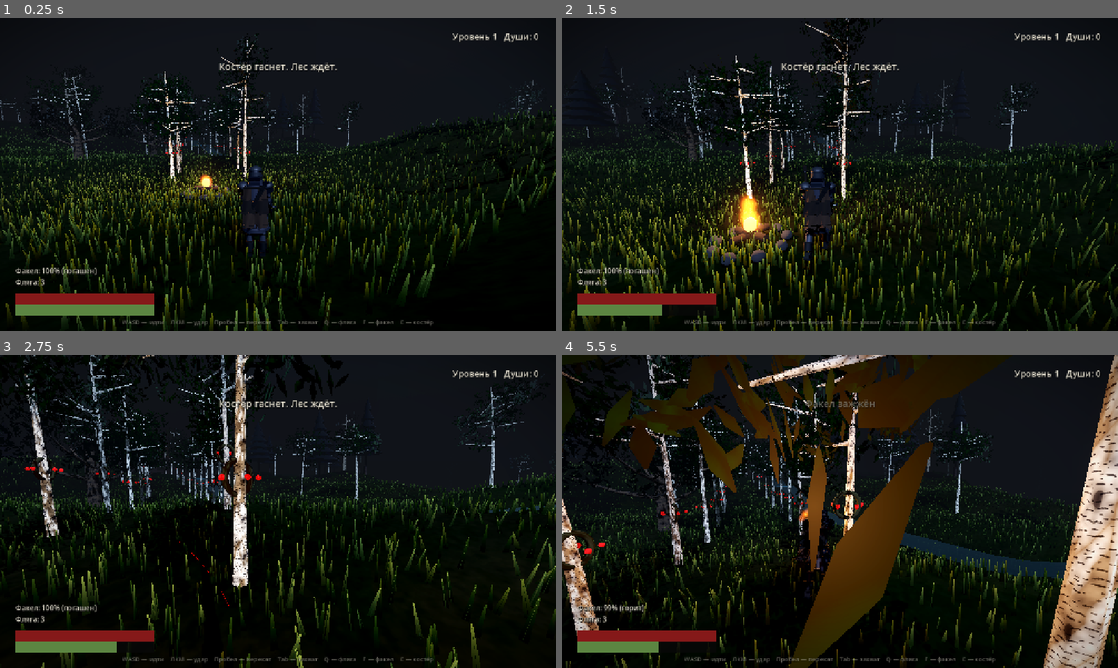
Above: before the commit, frames 1-4 (two rows, left to right).
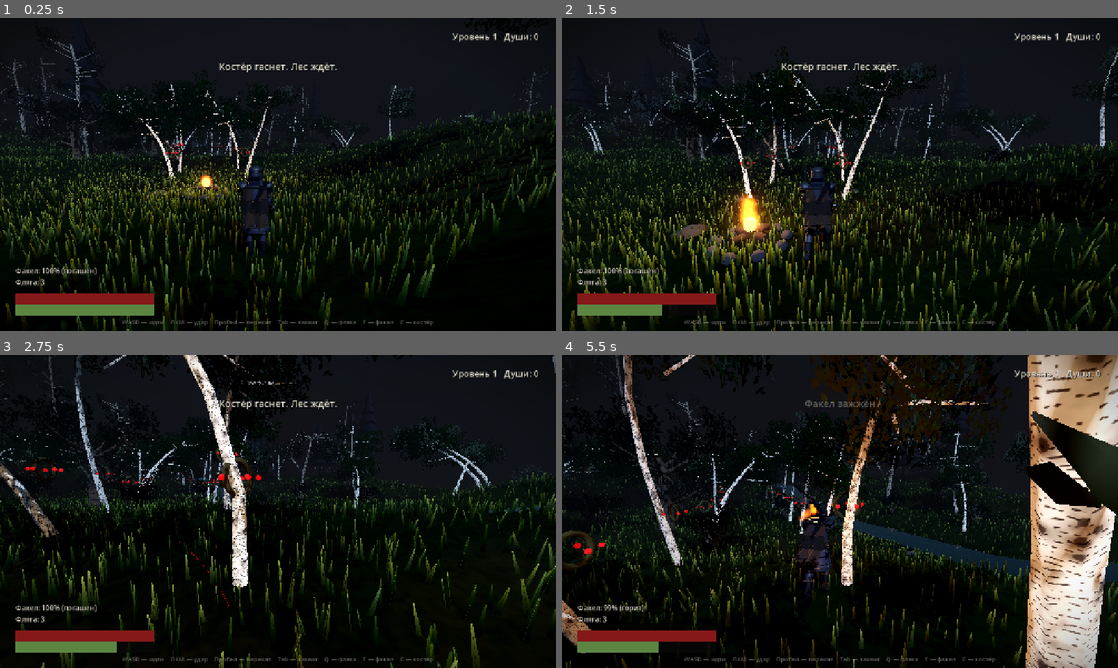
Above: after the commit, the same moments.

Repository: Dronec00/tropa
Game: Godot game, scene res://scenes/main.tscn
Two runs of this game, one before a commit and one after it. Both use one fixed random seed, a clock stepped at 60 frames per second and the inputs below.
Inputs (mouse positions are in pixels of both pictures, inside the frame that each line leads up to):
- Up to frame 1 (0.25 s): no input
- Up to frame 2 (1.5 s): tap Enter at 0.5 s; move the mouse to (867, 174) at 0.52 s; hold W (move_forward) from 0.53 s (still down); click (867, 174) at 0.6 s; move the mouse to (812, 174) at 1.27 s; tap Space (dodge) at 1.35 s
- Up to frame 3 (2.75 s): keep holding W (move_forward); move the mouse to (289, 505) at 2.02 s; tap Q (heal) at 2.1 s
- Up to frame 4 (5.5 s): keep holding W (move_forward); move the mouse to (834, 517) at 2.77 s; tap one key every 0.75 s from 2.85 s: E (interact) Tab (lock) F (torch) 2 (upgrade_2); click (834, 517) at 2.92 s; move the mouse to (878, 514) at 3.52 s; move the mouse to (795, 508) at 4.27 s; move the mouse to (845, 511) at 5.02 s; click (845, 511) at 5.17 s

The runs differ from the first frame. In frame 1, 3.8% of the frame differs, in the area x 0-100%, y 5-100%; in frame 2, 5.9%; in frame 3, 11%; in frame 4, 38%, in the area x 0-100%, y 0-100%.

Commit message:
Ивы, кусты, камни и берёзы парами
- берёзы растут по 2-3 ствола с изгибом (birch_multi)
- плакучие ивы вдоль ручьёв, до 10 свисающих веток
- кусты на MultiMesh (260) и камни (135): берега реки, ручьёв, тропа, лес
- атлас листвы плотнее (74 листа), кроны гуще
- пород стало семь, деревьев 300

Diff:
--- a/scripts/main.gd
+++ b/scripts/main.gd
@@ -8,7 +8,7 @@
 const WindScript := preload("res://scripts/wind.gd")
 const HutScript := preload("res://scripts/hut.gd")
 
-const TREE_COUNT := 240
+const TREE_COUNT := 300
 const WORLD_LIMIT := 92.0
 const WORLD_EDGE := 82.0
 const HUT_POS := Vector3(-34.0, 0.0, -52.0)
@@ -94,7 +94,7 @@
 var _door_open := false
 var _checkpoint := Vector3(2.8, 0.0, 5.4)
 const TreeLibScript := preload("res://scripts/tree_lib.gd")
-const SPECIES := ["birch", "oak", "ash", "cedar", "spruce"]
+const SPECIES := ["birch", "birch_multi", "oak", "ash", "cedar", "spruce", "willow"]
 
 var _tree_shader: Shader
 var _mat_light: ShaderMaterial
@@ -119,6 +119,8 @@
 	_build_boundary()
 	_build_forest()
 	_build_bonfire()
+	_build_undergrowth()
+	_build_rocks()
 	_spawn_player()
 	_build_hud()
 	hud.show_notice("Костёр гаснет. Лес ждёт.", 4.0)
@@ -325,11 +327,13 @@
 	return SPECIES.find(species) if SPECIES.has(species) else 0
 
 func _habitat_weights(h: float, stream_d: float) -> Dictionary:
-	if h < 2.6 or stream_d < 9.0:
-		return {"birch": 0.62, "ash": 0.22, "oak": 0.10, "cedar": 0.03, "spruce": 0.03}
+	if stream_d < 8.0:
+		return {"birch": 0.30, "birch_multi": 0.16, "willow": 0.28, "ash": 0.14, "oak": 0.08, "cedar": 0.02, "spruce": 0.02}
+	if h < 2.6:
+		return {"birch": 0.38, "birch_multi": 0.16, "ash": 0.20, "oak": 0.14, "cedar": 0.06, "spruce": 0.06, "willow": 0.0}
 	if h > 6.0:
-		return {"birch": 0.20, "ash": 0.13, "oak": 0.15, "cedar": 0.26, "spruce": 0.26}
-	return {"birch": 0.44, "ash": 0.18, "oak": 0.16, "cedar": 0.12, "spruce": 0.10}
+		return {"birch": 0.18, "birch_multi": 0.08, "ash": 0.12, "oak": 0.14, "cedar": 0.26, "spruce": 0.22, "willow": 0.0}
+	return {"birch": 0.30, "birch_multi": 0.14, "ash": 0.18, "oak": 0.16, "cedar": 0.12, "spruce": 0.10, "willow": 0.0}
 
 func _build_forest() -> void:
 	var density := FastNoiseLite.new()
@@ -356,7 +360,7 @@
 		var stream_d: float = terrain.stream_distance(x, z)
 		if stream_d < 3.0:
 			continue
-		if density.get_noise_2d(x, z) * 0.5 + 0.5 < 0.42:
+		if density.get_noise_2d(x, z) * 0.5 + 0.5 < 0.38:
 			continue
 		var h: float = terrain.height_at(x, z)
 		if h < TerrainScript.WATER_LEVEL + 1.2:
@@ -375,6 +379,117 @@
 
 	_finish_trees()
 	print("[trees] ", placed, " шт, пород: ", SPECIES.size())
+
+func _spawn_multimesh(mesh: Mesh, material: Material, transforms: Array) -> void:
+	if transforms.is_empty():
+		return
+	var multimesh := MultiMesh.new()
+	multimesh.transform_format = MultiMesh.TRANSFORM_3D
+	multimesh.mesh = mesh
+	multimesh.instance_count = transforms.size()
+	for i in transforms.size():
+		multimesh.set_instance_transform(i, transforms[i])
+	var node := MultiMeshInstance3D.new()
+	node.multimesh = multimesh
+	node.material_override = material
+	add_child(node)
+
+func _build_undergrowth() -> void:
+	var bush_meshes: Array = [TreeLibScript.build("bush", 501), TreeLibScript.build("bush", 733)]
+	var bush_lists: Array = [[], []]
+	var attempts := 0
+	while bush_lists[0].size() + bush_lists[1].size() < 260 and attempts < 6000:
+		attempts += 1
+		var angle := _rng.randf_range(0.0, TAU)
+		var dist := sqrt(_rng.randf()) * WORLD_LIMIT
+		var x := cos(angle) * dist
+		var z := sin(angle) * dist
+		if Vector2(x, z).length() < 8.0:
+			continue
+		if terrain.is_water(x, z):
+			continue
+		if _near_path(x, z, 1.6):
+			continue
+		var h: float = terrain.height_at(x, z)
+		if h < TerrainScript.WATER_LEVEL + 0.5:
+			continue
+		if terrain.slope_at(x, z) > 0.8:
+			continue
+		var idx := _rng.randi_range(0, 1)
+		var s := _rng.randf_range(0.8, 1.5)
+		var basis := Basis(Vector3.UP, _rng.randf_range(0.0, TAU)).scaled(Vector3(s, s, s))
+		(bush_lists[idx] as Array).append(Transform3D(basis, Vector3(x, h, z)))
+
+	for i in 2:
+		_spawn_multimesh(bush_meshes[i], _mat_light, bush_lists[i])
+	print("[bushes] ", bush_lists[0].size() + bush_lists[1].size())
+
+func _add_rock(list: Array, x: float, z: float) -> void:
+	var h: float = terrain.height_at(x, z)
+	if h < TerrainScript.WATER_LEVEL - 0.4:
+		return
+	var s := _rng.randf_range(0.35, 0.95)
+	var basis := Basis(Vector3.UP, _rng.randf_range(0.0, TAU)).scaled(Vector3(
+		s * _rng.randf_range(0.9, 1.5),
+		s * _rng.randf_range(0.5, 0.8),
+		s * _rng.randf_range(0.9, 1.5)
+	))
+	list.append(Transform3D(basis, Vector3(x, h + 0.02, z)))
+
+func _build_rocks() -> void:
+	var transforms: Array = []
+
+	# берега реки
+	for z in range(-90, 91, 5):
+		var c: float = terrain.river_center(float(z))
+		for side in [-1.0, 1.0]:
+			if _rng.randf() < 0.45:
+				continue
+			_add_rock(transforms, c + side * _rng.randf_range(8.5, 12.0), float(z))
+
+	# берега ручьёв
+	for stream in terrain.stream_points():
+		for i in stream.size() - 1:
+			var a: Vector2 = stream[i]
+			var b: Vector2 = stream[i + 1]
+			var steps := maxi(1, int(a.distance_to(b) / 5.0))
+			for s in steps:
+				var t := float(s) / float(steps)
+				var p := a.lerp(b, t)
+				var dir := (b - a).normalized()
+				var side := Vector2(-dir.y, dir.x)
+				for k in [-1.0, 1.0]:
+					if _rng.randf() < 0.5:
+						continue
+					var q: Vector2 = p + side * k * _rng.randf_range(1.7, 2.9)
+					_add_rock(transforms, q.x, q.y)
+
+	# тропа к избе
+	for i in range(0, _path_points.size(), 3):
+		var p: Vector3 = _path_points[i]
+		for k in [-1.0, 1.0]:
+			if _rng.randf() < 0.5:
+				continue
+			_add_rock(transforms, p.x + k * _rng.randf_range(2.0, 3.6), p.z)
+
+	# просто по лесу
+	for i in 70:
+		var angle := _rng.randf_range(0.0, TAU)
+		var dist := sqrt(_rng.randf()) * WORLD_LIMIT
+		_add_rock(transforms, cos(angle) * dist, sin(angle) * dist)
+
+	var rock := SphereMesh.new()
+	rock.radius = 0.55
+	rock.height = 0.85
+	rock.radial_segments = 10
+	rock.rings = 6
+
+	var stone := StandardMaterial3D.new()
+	stone.albedo_color = Color(0.17, 0.17, 0.16)
+	stone.roughness = 1.0
+
+	_spawn_multimesh(rock, stone, transforms)
+	print("[rocks] ", transforms.size())
 
 func _finish_trees() -> void:
 	for i in _tree_variants.size():
--- a/scripts/terrain.gd
+++ b/scripts/terrain.gd
@@ -121,6 +121,9 @@
 	var h01 := _heights[(j + 1) * GRID + i]
 	var h11 := _heights[(j + 1) * GRID + i + 1]
 	return lerpf(lerpf(h00, h10, tx), lerpf(h01, h11, tx), tz)
+
+func stream_points() -> Array:
+	return STREAMS
 
 func stream_distance(x: float, z: float) -> float:
 	var p := Vector2(x, z)
--- a/scripts/tree_lib.gd
+++ b/scripts/tree_lib.gd
@@ -11,6 +11,9 @@
 const BARK_OAK := Color(0.30, 0.24, 0.18)
 const BARK_ASH := Color(0.52, 0.50, 0.44)
 const BARK_CONIFER := Color(0.62, 0.55, 0.48)
+const LEAF_WILLOW := Color(0.22, 0.31, 0.12)
+const LEAF_BUSH := Color(0.15, 0.22, 0.10)
+const BARK_BUSH := Color(0.28, 0.24, 0.18)
 
 class Builder:
 	var verts := PackedVector3Array()
@@ -101,11 +104,17 @@
 	var b := Builder.new()
 	match species:
 		"birch":
-			_birch(b, rng)
+			_deciduous(b, rng, 1)
+		"birch_multi":
+			_deciduous(b, rng, rng.randi_range(2, 3))
 		"oak":
 			_oak(b, rng)
 		"ash":
 			_ash(b, rng)
+		"willow":
+			_willow(b, rng)
+		"bush":
+			_bush(b, rng)
 		"cedar":
 			_conifer(b, rng, false)
 		_:
@@ -122,6 +131,10 @@
 			return 0.32
 		"ash":
 			return 0.30
+		"willow":
+			return 0.34
+		"bush":
+			return 0.30
 		_:
 			return 0.24
 
@@ -135,40 +148,92 @@
 			return 11.0
 		"ash":
 			return 10.0
+		"willow":
+			return 6.0
+		"bush":
+			return 1.2
 		_:
 			return 7.5
 
-# --- берёза ---
-
-static func _birch(b: Builder, rng: RandomNumberGenerator) -> void:
-	var h := rng.randf_range(6.0, 9.0)
-	b.height = h
-	var lean := Vector3(rng.randf_range(-0.35, 0.35), 0.0, rng.randf_range(-0.35, 0.35))
-
-	var p0 := Vector3.ZERO
-	var r := 0.13
-	for i in 4:
-		var t := float(i + 1) / 4.0
-		var p1 := Vector3(lean.x * t * t, h * t, lean.z * t * t)
-		b.tube(p0, p1, r, r * 0.72, 6, BARK_BIRCH)
-		p0 = p1
-		r *= 0.72
-
-	for i in 9:
-		var t := rng.randf_range(0.45, 0.95)
-		var base := Vector3(lean.x * t * t, h * t, lean.z * t * t)
-		var a := rng.randf() * TAU
-		var branch_len := rng.randf_range(1.1, 2.1)
-		var dir := Vector3(cos(a), rng.randf_range(-0.2, 0.2), sin(a)).normalized()
-		var tip := base + dir * branch_len
-		b.tube(base, tip, 0.055, 0.014, 4, BARK_BIRCH)
+# --- лиственные ---
+
+static func _curved_trunk(b: Builder, rng: RandomNumberGenerator, base: Vector3, height: float, lean: Vector3, radius: float, color: Color) -> Vector3:
+	var p := base
+	var dir := Vector3(lean.x, 1.0, lean.z).normalized()
+	var r := radius
+	var bend_dir := Vector3(rng.randf_range(-1.0, 1.0), 0.0, rng.randf_range(-1.0, 1.0)).normalized()
+	var segments := 5
+	for i in segments:
+		var t := float(i + 1) / float(segments)
+		var bend := Vector3(sin(t * 2.4), 0.0, cos(t * 2.1)) * 0.18 + bend_dir * 0.12
+		dir = (dir + bend).normalized()
+		var p1 := p + dir * (height / float(segments))
+		b.tube(p, p1, r, r * 0.8, 6, color)
+		p = p1
+		r *= 0.8
+	return p
+
+static func _deciduous(b: Builder, rng: RandomNumberGenerator, trunks: int) -> void:
+	var h := rng.randf_range(6.5, 9.5)
+	b.height = h
+
+	for trunk_i in trunks:
+		var offset := Vector3.ZERO
+		if trunks > 1:
+			var a := TAU * float(trunk_i) / float(trunks) + rng.randf_range(-0.4, 0.4)
+			offset = Vector3(cos(a), 0.0, sin(a)) * rng.randf_range(0.15, 0.45)
+		var lean := Vector3(rng.randf_range(-0.22, 0.22), 0.0, rng.randf_range(-0.22, 0.22))
+		var top := _curved_trunk(b, rng, offset, h * rng.randf_range(0.85, 1.0), lean, 0.13, BARK_BIRCH)
+
+		for i in 8:
+			var base := offset.lerp(top, rng.randf_range(0.55, 0.98))
+			var a := rng.randf() * TAU
+			var branch_len := rng.randf_range(1.1, 2.0)
+			var dir := Vector3(cos(a), rng.randf_range(-0.15, 0.25), sin(a)).normalized()
+			var tip := base + dir * branch_len
+			b.tube(base, tip, 0.05, 0.013, 4, BARK_BIRCH)
+			for c in 8:
+				var along := rng.randf_range(0.2, 1.1)
+				var cp := base + dir * branch_len * along \
+					+ Vector3(rng.randf_range(-0.6, 0.6), rng.randf_range(-0.35, 0.45), rng.randf_range(-0.6, 0.6))
+				b.card(cp, rng.randf_range(1.1, 1.7), rng.randf() * TAU, rng.randf_range(-0.5, 0.5), LEAF_BIRCH)
+
+# --- ива ---
+
+static func _willow(b: Builder, rng: RandomNumberGenerator) -> void:
+	var h := rng.randf_range(4.5, 6.5)
+	b.height = h
+	var top := _curved_trunk(b, rng, Vector3.ZERO, h, Vector3(rng.randf_range(-0.2, 0.2), 0.0, rng.randf_range(-0.2, 0.2)), 0.28, BARK_ASH)
+
+	for i in 14:
+		var a := TAU * float(i) / 14.0 + rng.randf_range(-0.25, 0.25)
+		var out := Vector3(cos(a), 0.0, sin(a))
+		var base := top + out * rng.randf_range(0.0, 0.7)
+		var branch_len := rng.randf_range(2.2, 3.4)
+		var mid := base + out * branch_len * 0.55 + Vector3(0.0, rng.randf_range(-0.1, 0.35), 0.0)
+		var tip := mid + out * branch_len * 0.3 + Vector3(0.0, -branch_len * 0.85, 0.0)
+		b.tube(base, mid, 0.06, 0.03, 4, BARK_ASH)
+		b.tube(mid, tip, 0.03, 0.01, 4, BARK_ASH)
+		for c in 10:
+			var cp := mid.lerp(tip, rng.randf_range(0.05, 1.0)) \
+				+ Vector3(rng.randf_range(-0.18, 0.18), 0.0, rng.randf_range(-0.18, 0.18))
+			b.card(cp, rng.randf_range(0.7, 1.1), rng.randf() * TAU, rng.randf_range(-0.35, 0.35), LEAF_WILLOW)
+
+# --- куст ---
+
+static func _bush(b: Builder, rng: RandomNumberGenerator) -> void:
+	var h := rng.randf_range(0.9, 1.5)
+	b.height = h
+	for i in 8:
+		var a := TAU * float(i) / 8.0 + rng.randf_range(-0.3, 0.3)
+		var out := Vector3(cos(a), 0.0, sin(a))
+		var tip := out * rng.randf_range(0.35, 0.75) + Vector3(0.0, h * rng.randf_range(0.55, 1.0), 0.0)
+		b.tube(Vector3(0.0, 0.05, 0.0), tip, 0.05, 0.02, 4, BARK_BUSH)
 		for c in 5:
-			var along := rng.randf_range(0.25, 1.05)
-			var cp := base + dir * branch_len * along \
-				+ Vector3(rng.randf_range(-0.6, 0.6), rng.randf_range(-0.35, 0.45), rng.randf_range(-0.6, 0.6))
-			b.card(cp, rng.randf_range(1.1, 1.7), rng.randf() * TAU, rng.randf_range(-0.5, 0.5), LEAF_BIRCH)
-
-# --- дуб ---
+			var cp := tip + Vector3(rng.randf_range(-0.28, 0.28), rng.randf_range(-0.12, 0.2), rng.randf_range(-0.28, 0.28))
+			b.card(cp, rng.randf_range(0.55, 0.95), rng.randf() * TAU, rng.randf_range(-0.5, 0.5), LEAF_BUSH)
+
+# --- дуб ---# --- дуб ---
 
 static func _oak(b: Builder, rng: RandomNumberGenerator) -> void:
 	var h := rng.randf_range(5.5, 7.5)
--- a/tools/gen_textures.gd
+++ b/tools/gen_textures.gd
@@ -162,11 +162,11 @@
 	var size := 256
 	var img := Image.create(size, size, false, Image.FORMAT_RGBA8)
 
-	for i in 26:
+	for i in 74:
 		var cx := _rng.randf_range(0.15, 0.85) * size
 		var cy := _rng.randf_range(0.15, 0.85) * size
-		var len := _rng.randf_range(16.0, 30.0)
-		var wid := _rng.randf_range(7.0, 13.0)
+		var len := _rng.randf_range(11.0, 21.0)
+		var wid := _rng.randf_range(5.0, 10.0)
 		var ang := _rng.randf_range(0.0, TAU)
 		var tint := Color(
 			_rng.randf_range(0.10, 0.22),
Binary file changed: assets/textures/leaf_atlas.png
Not shown, added: docs/forest_natural.png.import
Not shown, added: docs/forest_night.png.import
Not shown, added: docs/knight_v2.png.import
Not shown, added: docs/pbr.png.import
Binary file added: docs/stream_willows.png
Not shown, added: scripts/tree_lib.gd.uid
Not shown, changed: TODO.md
